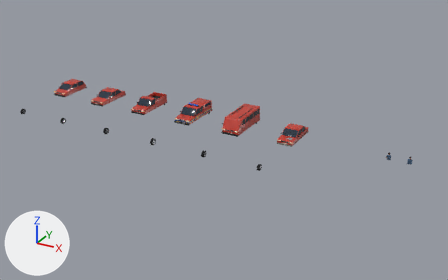
The glTF model assets/models/vehicles/vehicles.glb as it was, and as the next commit left it.
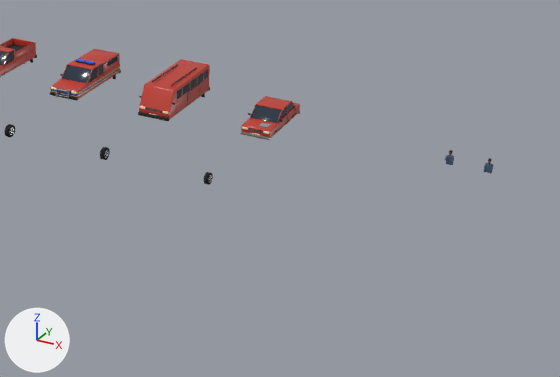
Each version is shown whole from a 50 mm lens placed at (52.2, -55.2, 25.9), pointed at (23.2, -2.4, -0.5), then close up on the part from 33% to 100% of the width and 26% to 98% of the height. Arrows for +X, +Y and +Z are at lower left; the lights stay in place. The first two pictures are the older version. Vertices at exactly the same position are counted once.

The older version as bpy lines, for what is in view:
```python
ob_bakkie_tyre = bpy.data.objects.new('bakkie_tyre', me_bakkie_tyre)
ob_bakkie_tyre.location = (12.0, -8.0, 0.34)
ob_sedan_tyre = bpy.data.objects.new('sedan_tyre', me_sedan_tyre)
ob_sedan_tyre.location = (6.0, -8.0, 0.32)
ob_skoro = bpy.data.objects.new('skoro', me_skoro)
ob_skoro.location = (30.0, 0.0, 0.0)
ob_taxi = bpy.data.objects.new('taxi', me_taxi)
ob_taxi.location = (24.0, 0.0, 0.0)
# also in view: 'bakkie' at (12.0, 0.1, 0.9); 'police' at (18.0, 0.0, 1.0)
```
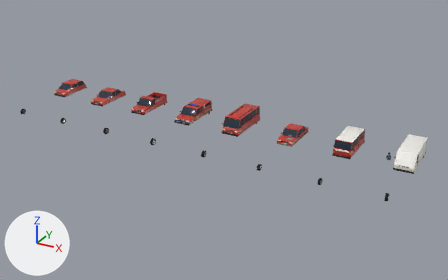
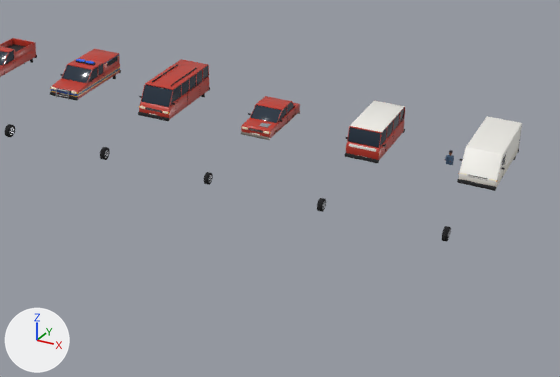
Edits to the bpy script that builds the scene:
```text
Add mat_sign_panel:
    mat_sign_panel = bpy.data.materials.new('sign_panel')
    # nodes: BsdfPrincipled, Mix, OutputMaterial, VertexColor
    # colours: white #f2f0ea, mixed with the vertex colours
Add mat_white:
    mat_white = bpy.data.materials.new('white')
    # nodes: BsdfPrincipled, Mix, OutputMaterial, VertexColor
    # colours: white #f2f0ea, mixed with the vertex colours
Change me_taxi:
    used by ob_taxi; location = (24.0, 0.0, 0.0)
    remove me_taxi.from_pydata(...)  # 1812 vertices, 3372 faces; spans x -1.13..1.13, y -2.7..2.75, z 0.13..2.09
    add me_taxi.from_pydata(...)  # 3084 vertices, 5832 faces; spans x -1.13..1.13, y -2.7..2.75, z 0.13..2.09
    me_taxi part 1: 43 vertices moved from x -0.96..0.96, y -2.45..2.6, z 1.04..1.95 to x -0.96..0.96, y -2.48..2.6, z 1.0..1.22; 77 vertices removed from x -0.96..0.96, y -2.45..2.54, z 1.02..2.02; 725 vertices added at x -0.95..0.95, y -2.48..2.61, z 1.0..2.03
    other edits to the shape of me_taxi do not show in these pictures
    remove me_taxi.materials.append(mat_tint)
    add me_taxi.materials.append(mat_glass)
    add me_taxi.materials.append(mat_seat)
Add me_panel_van:
    me_panel_van.from_pydata(...)  # 1476 vertices, 2760 faces; spans x -1.11..1.11, y -2.6..2.65, z 0.13..2.05
    me_panel_van.materials.append(mat_white)
    me_panel_van.materials.append(mat_tint)
    me_panel_van.materials.append(mat_sign_panel)
    me_panel_van.materials.append(mat_trim)
    me_panel_van.materials.append(mat_headlight)
    me_panel_van.materials.append(mat_taillight)
    me_panel_van.materials.append(mat_indicator_l)
    me_panel_van.materials.append(mat_indicator_r)
    me_panel_van.materials.append(mat_plate_front)
    me_panel_van.materials.append(mat_plate_rear)
    me_panel_van.materials.append(mat_chrome)
Add me_combi:
    me_combi.from_pydata(...)  # 2764 vertices, 5240 faces; spans x -1.07..1.07, y -2.3..2.35, z 0.27..1.96
    me_combi.materials.append(mat_paint)
    me_combi.materials.append(mat_glass)
    me_combi.materials.append(mat_white)
    me_combi.materials.append(mat_trim)
    me_combi.materials.append(mat_headlight)
    me_combi.materials.append(mat_taillight)
    me_combi.materials.append(mat_indicator_l)
    me_combi.materials.append(mat_indicator_r)
    me_combi.materials.append(mat_plate_front)
    me_combi.materials.append(mat_plate_rear)
    me_combi.materials.append(mat_chrome)
    me_combi.materials.append(mat_seat)
Add ob_panel_van_tyre:
    ob_panel_van_tyre = bpy.data.objects.new('panel_van_tyre', me_bakkie_tyre.copy())  # the mesh of ob_bakkie_tyre
    ob_panel_van_tyre.location = (42.0, -8.0, 0.34)
Add ob_panel_van:
    ob_panel_van = bpy.data.objects.new('panel_van', me_panel_van)
    ob_panel_van.location = (42.0, 0.0, 0.0)
Add ob_combi_tyre:
    ob_combi_tyre = bpy.data.objects.new('combi_tyre', me_sedan_tyre.copy())  # the mesh of ob_sedan_tyre
    ob_combi_tyre.location = (36.0, -8.0, 0.32)
Add ob_combi:
    ob_combi = bpy.data.objects.new('combi', me_combi)
    ob_combi.location = (36.0, 0.0, 0.0)
```

Boxes (x1, y1, x2, y2) around the edits, measured in the close-ups (560 x 377 px):
'panel_van', added: after (457, 116, 522, 191)
    faces in mat_white: (459, 116, 522, 188)
    faces in mat_trim: (457, 126, 522, 191)
    faces in mat_sign_panel: (505, 129, 521, 167)
'combi', added: after (345, 101, 405, 163)
    faces in mat_white: (349, 101, 405, 152)
    faces in mat_paint: (346, 101, 405, 160)
    faces in mat_glass: (348, 109, 404, 148)
    faces in mat_trim: (345, 129, 405, 163)
'panel_van_tyre', added: after (442, 226, 451, 242)
'combi_tyre', added: after (317, 198, 326, 212)
part 1 of me_taxi, reshaped: before (140, 63, 210, 117); after (140, 63, 209, 117)
